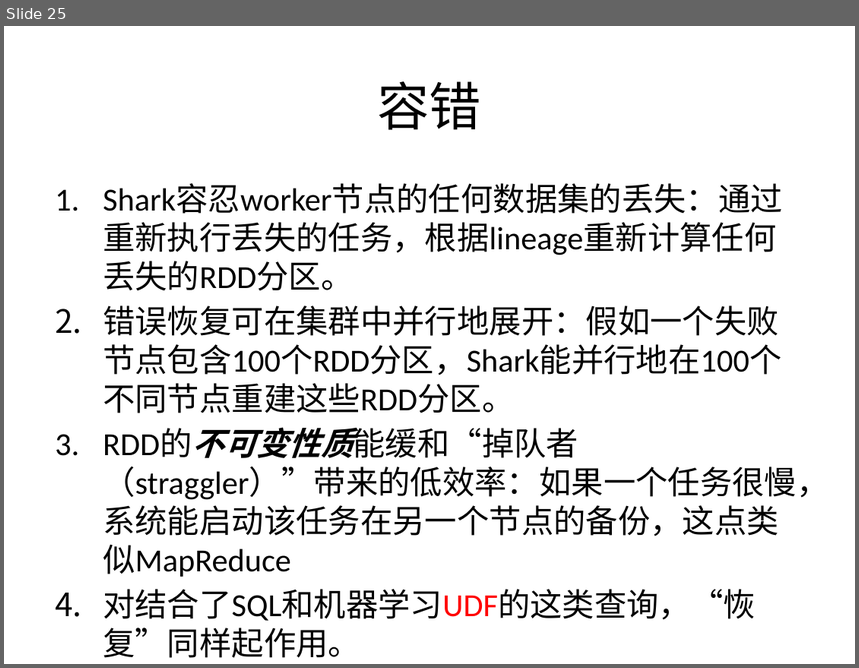
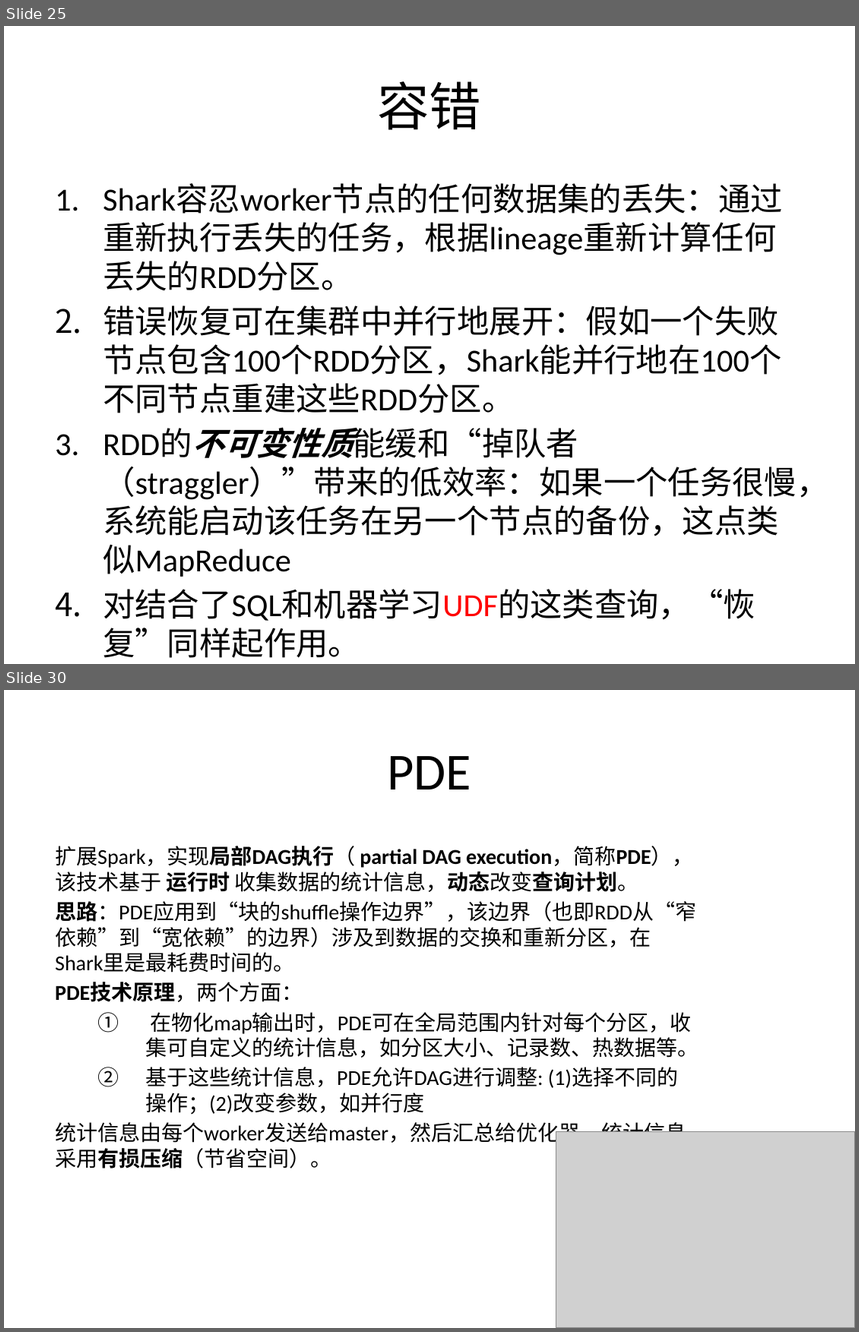
Before and after one commit to wuxingdexian/seminar, a slide deck: 整合.pptx. Shown one above the other, each under a label of ours: slide 25 before the commit, slides 25 and 30 after it; the slides between them are not shown. The pictures are 859x668 and 859x1332 pixels, drawn with LibreOffice and Linux fonts; fonts in the diff are those of the drawing; grey boxes stand for pictures. Boxes give left, top, right and bottom in pixels: in the first picture for what was removed or moved away, otherwise in the second. Text is boxed around its words. In the diff, an @@ line names an element or a change of style, - is before the commit and + after.

```diff
--- a/整合.pptx
+++ b/整合.pptx
@@ slide 30 added at <box>4,690,855,1328</box>, background #FFFFFF @@
@@ title added at <box>387,756,471,790</box>, 44 pt, text #000000 @@
+PDE
@@ text added at <box>55,846,699,1169</box>, 18 pt, text #000000 @@
+扩展Spark，实现局部DAG执行（ partial DAG execution，简称PDE），该技术基于 运行时 收集数据的统计信息，动态改变查询计划。
+思路：PDE应用到“块的shuffle操作边界”，该边界（也即RDD从“窄依赖”到“宽依赖”的边界）涉及到数据的交换和重新分区，在Shark里是最耗费时间的。
+PDE技术原理，两个方面：
+  1. 在物化map输出时，PDE可在全局范围内针对每个分区，收集可自定义的统计信息，如分区大小、记录数、热数据等。
+  2. 基于这些统计信息，PDE允许DAG进行调整: (1)选择不同的操作；(2)改变参数，如并行度
+统计信息由每个worker发送给master，然后汇总给优化器。统计信息采用有损压缩（节省空间）。
@@ picture added at <box>557,1132,855,1328</box> @@
```
Also in this commit, not shown: 5 slides changed, 6 other slides added, 1 slide removed, 1 other file.
